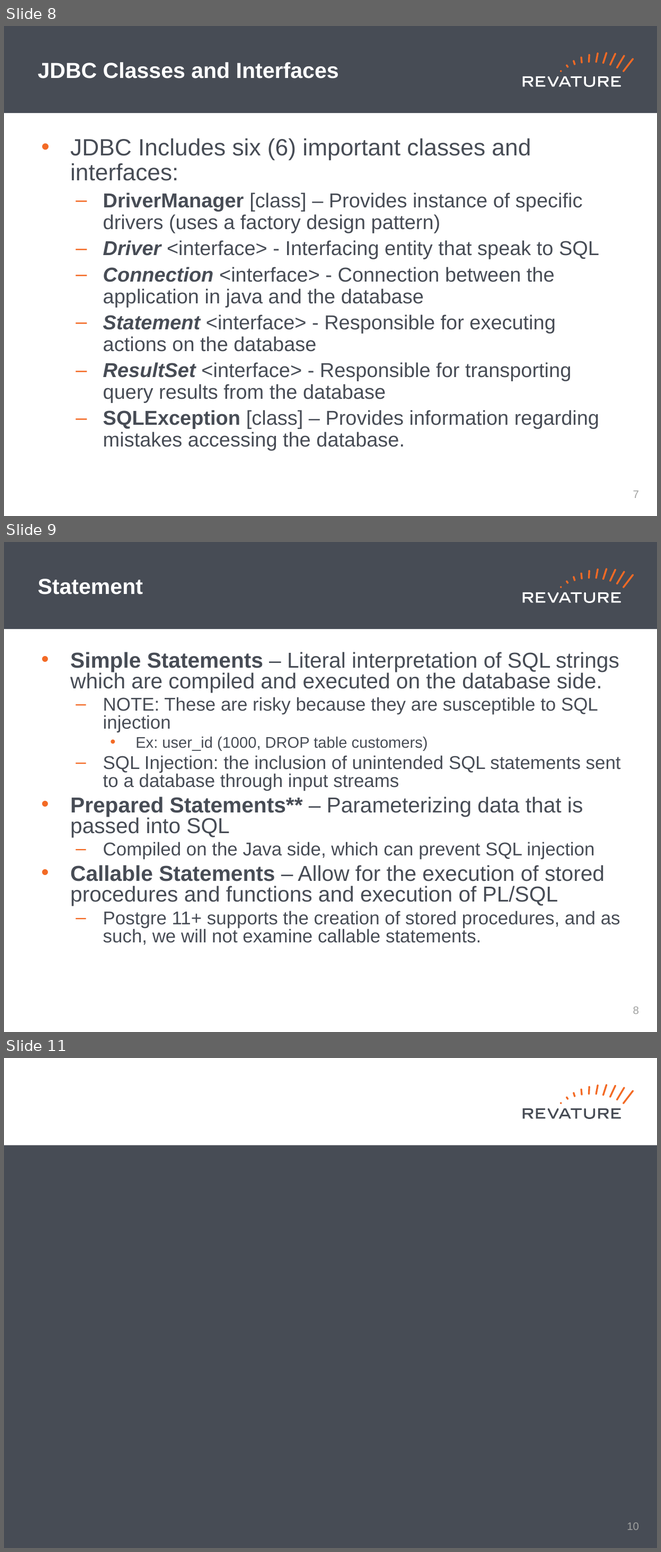
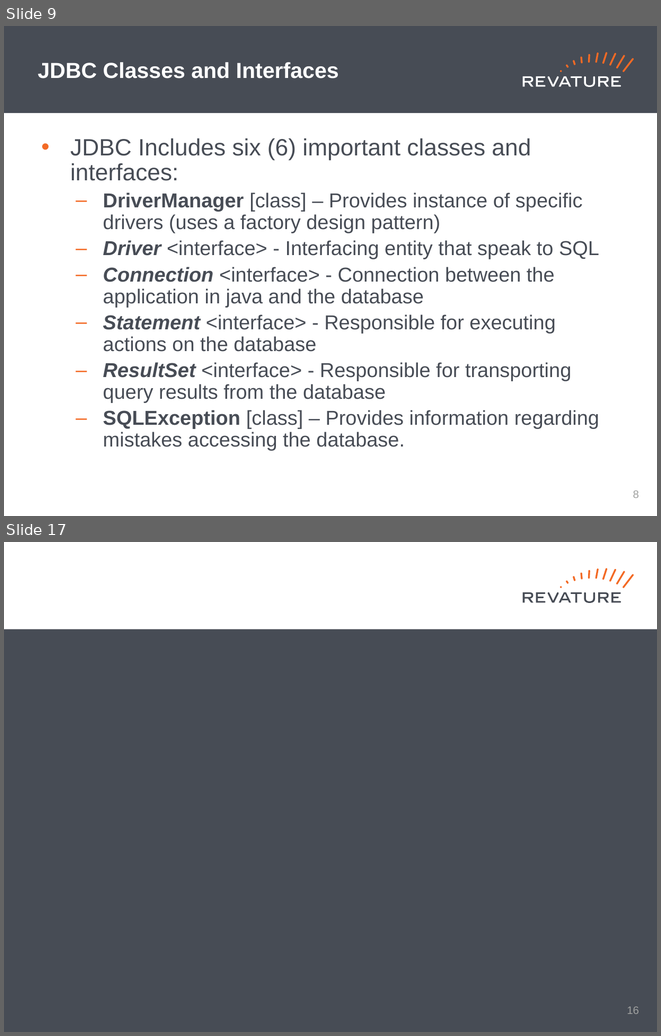
Before and after one commit to jhigherevature/8302021_RAP, a slide deck: powerpoints/Day_25.pptx. Shown one above the other, each under a label of ours: slides 8, 9 and 11 before the commit, slides 9 and 17 after it; the slides between them are not shown. The pictures are 661x1552 and 661x1036 pixels, drawn with LibreOffice and Linux fonts; fonts in the diff are those of the drawing. Boxes give left, top, right and bottom in pixels: in the first picture for what was removed or moved away, otherwise in the second. Text is boxed around its words. In the diff, an @@ line names an element or a change of style, - is before the commit and + after.

```diff
--- a/powerpoints/Day_25.pptx
+++ b/powerpoints/Day_25.pptx
@@ slide 9 removed at (4,542,657,1032), background #FFFFFF; not listed: 19 template elements that a slide beside it also shows @@
@@ title removed at (38,579,143,594) @@
-Statement
@@ text removed at (70,652,621,945) @@
-• Simple Statements – Literal interpretation of SQL strings which are compiled and executed on the database side.
-  – NOTE: These are risky because they are susceptible to SQL injection
-    • Ex: user_id (1000, DROP table customers)
-  – SQL Injection: the inclusion of unintended SQL statements sent to a database through input streams
-• Prepared Statements** – Parameterizing data that is passed into SQL
-  – Compiled on the Java side, which can prevent SQL injection
-• Callable Statements – Allow for the execution of stored procedures and functions and execution of PL/SQL
-  – Postgre 11+ supports the creation of stored procedures, and as such, we will not examine callable statements.
@@ page number removed at (633,1006,639,1014) @@
-8
@@ what was slide 8 is now slide 9 @@
@@ page number at (633,490,639,498): text changed @@
-7
+8
@@ what was slide 11 is now slide 17 @@
@@ page number at (627,1006,639,1014): text changed @@
-10
+16
```
Also in this commit, not shown: 2 slides changed, 8 slides added, 1 other slide removed, 1 other file.
